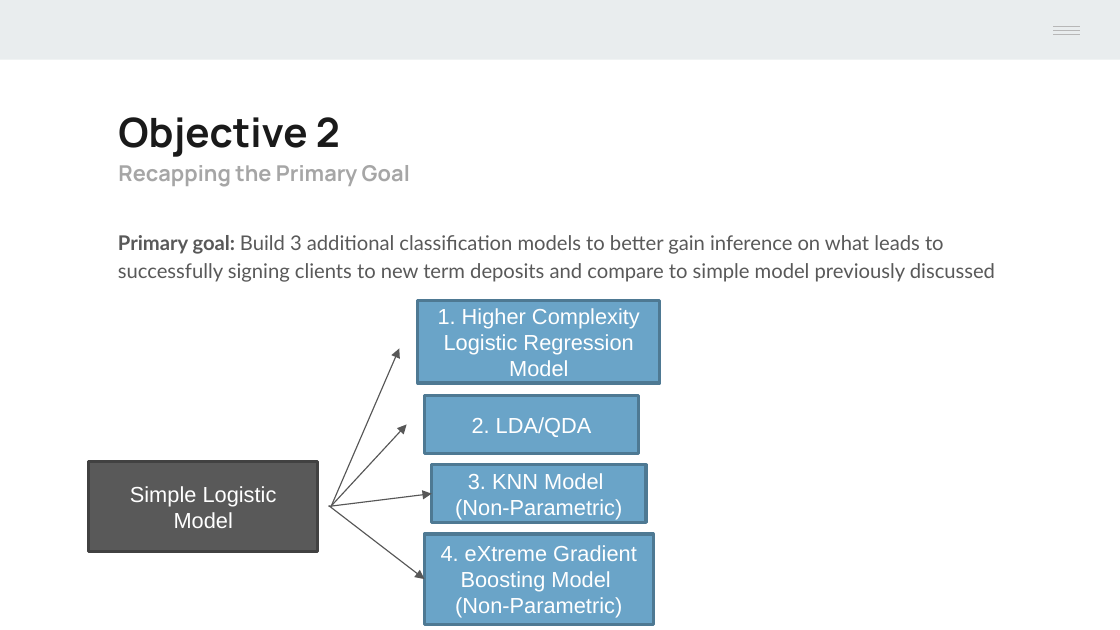
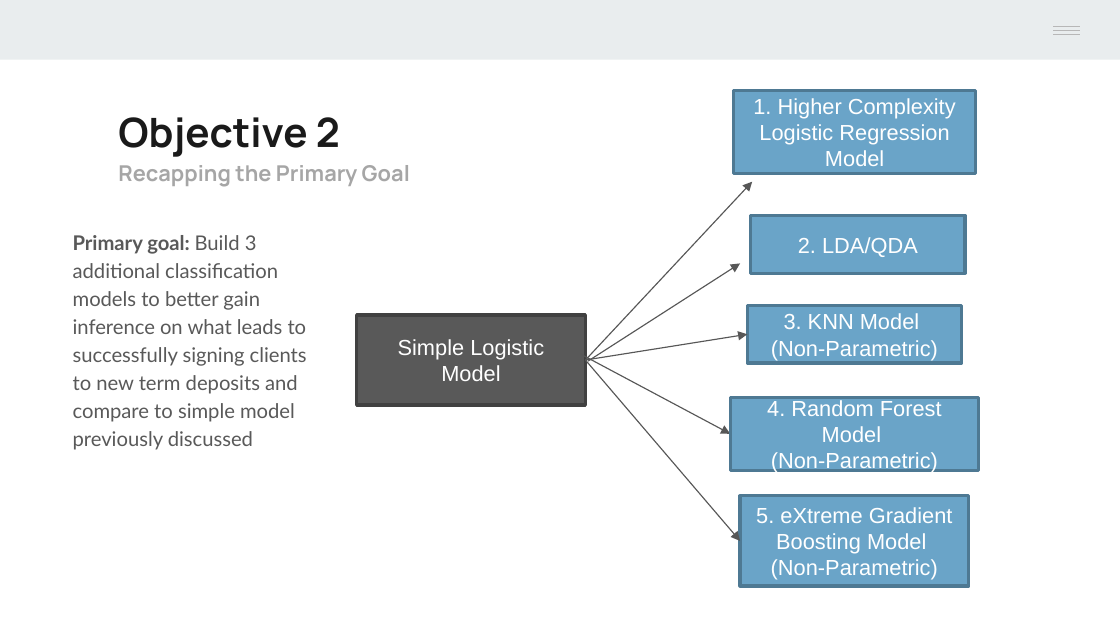
Before and after one commit to Mr-Chang95/Bank-Marketing-Analysis-Logistic-Regression, a slide deck: slide 21 of Project2_Chang_Craus_Yule.pptx. Drawn at 1120x630 pixels with LibreOffice and Linux fonts; fonts in the diff are those of the drawing. Boxes give left, top, right and bottom in pixels: in the first picture for what was removed or moved away, otherwise in the second. Text is boxed around its words. In the diff, an @@ line names an element or a change of style, - is before the commit and + after.

Commit message:
Update EDA on Banking.Rmd and ppt slides

```diff
--- a/Project2_Chang_Craus_Yule.pptx
+++ b/Project2_Chang_Craus_Yule.pptx
@@ rectangle "1. Higher Complexity Logistic Regression ...": place and size @@
-rectangle "1. Higher Complexity Logistic Regression ..." at (418, 300, 660, 383)
+rectangle "1. Higher Complexity Logistic Regression ..." at (734, 91, 976, 174)
@@ arrow moved from (332, 506) - (400, 348) to (586, 360) - (753, 181) @@
@@ text "Primary goal: Build 3 additional ..." rewrapped from (118, 235, 995, 282) to (73, 235, 307, 450) @@
@@ rectangle "2. LDA/QDA": place and size @@
-rectangle "2. LDA/QDA" at (424, 395, 638, 454)
+rectangle "2. LDA/QDA" at (750, 215, 964, 273)
@@ arrow moved from (330, 506) - (407, 424) to (588, 361) - (740, 263) @@
@@ rectangle "Simple Logistic Model": place and size @@
-rectangle "Simple Logistic Model" at (88, 461, 317, 551)
+rectangle "Simple Logistic Model" at (356, 315, 585, 404)
@@ rectangle "3. KNN Model": place and size @@
-rectangle "3. KNN Model" at (431, 465, 645, 523)
+rectangle "3. KNN Model" at (747, 306, 961, 364)
@@ arrow moved from (328, 505) - (424, 579) to (580, 354) - (730, 433) @@
@@ arrow moved from (328, 506) - (431, 494) to (586, 360) - (747, 334) @@
@@ arrow added from (586, 360) to (740, 541), #575757 0.75 pt @@
@@ rectangle added at (730, 398, 979, 470), fill #6AA4C8, outline #4E7994 2 pt, 14 pt, text #FFFFFF @@
+4. Random Forest Model
+(Non-Parametric)
@@ rectangle "5. eXtreme Gradient Boosting Model": place and size @@
-rectangle "5. eXtreme Gradient Boosting Model" at (424, 534, 653, 624)
+rectangle "5. eXtreme Gradient Boosting Model" at (740, 496, 969, 586)
@@ text in rectangle at (756, 507, 953, 554): text changed @@
-4. eXtreme Gradient Boosting Model
+5. eXtreme Gradient Boosting Model
```
Also in this commit, not shown: 4 other slides changed, 1 slide added, 1 slide removed, 1 other file.
